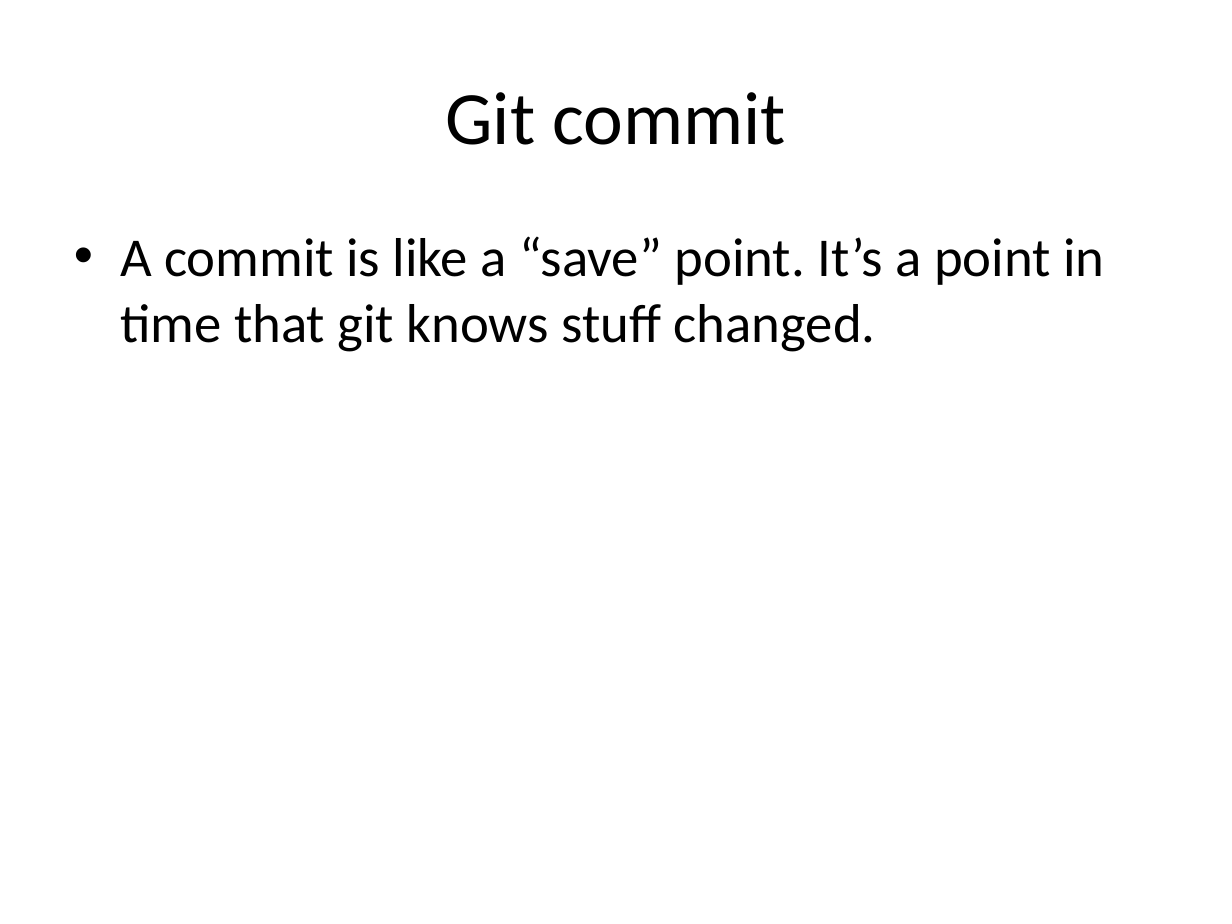
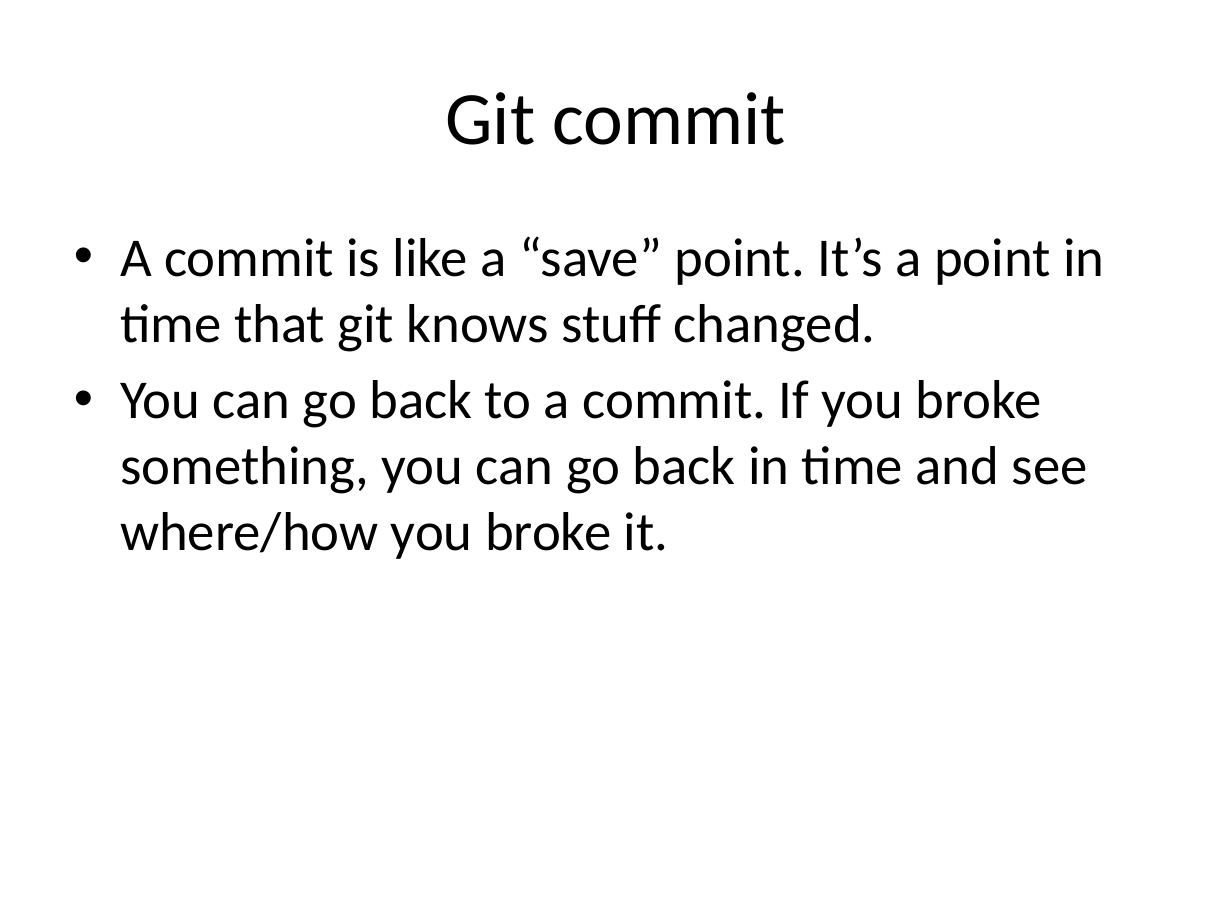
Before and after one commit to jtian1167/SLP-demo, a slide deck: slide 10 of SLP github.pptx. Drawn at 1232x924 pixels with LibreOffice and Linux fonts; fonts in the diff are those of the drawing. Boxes give left, top, right and bottom in pixels: in the first picture for what was removed or moved away, otherwise in the second. Text is boxed around its words. In the diff, an @@ line names an element or a change of style, - is before the commit and + after.

```diff
--- a/SLP github.pptx
+++ b/SLP github.pptx
@@ text at (120, 380, 1088, 559): paragraph added @@
+• You can go back to a commit. If you broke something, you can go back in time and see where/how you broke it.
```
Also in this commit, not shown: 2 slides added.
